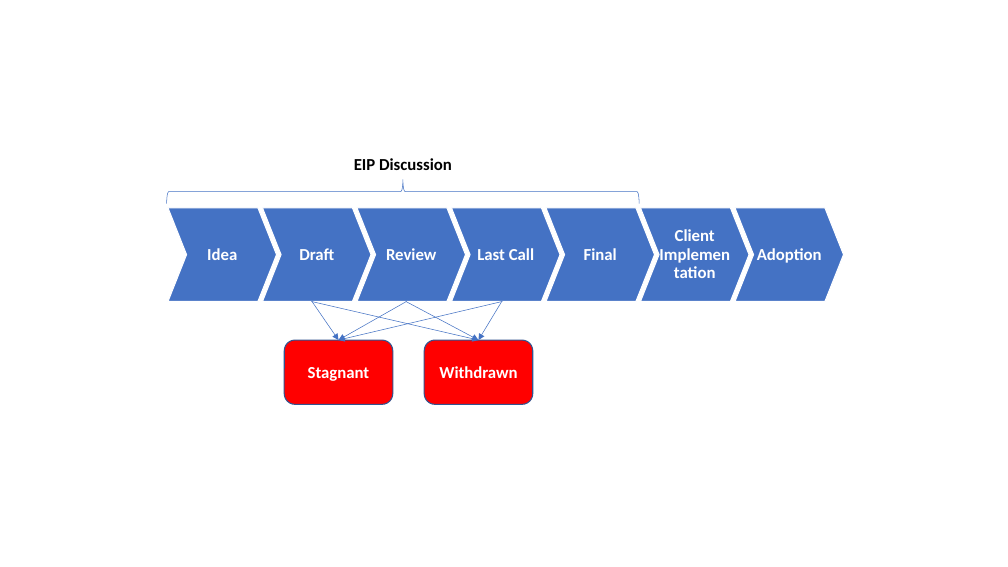
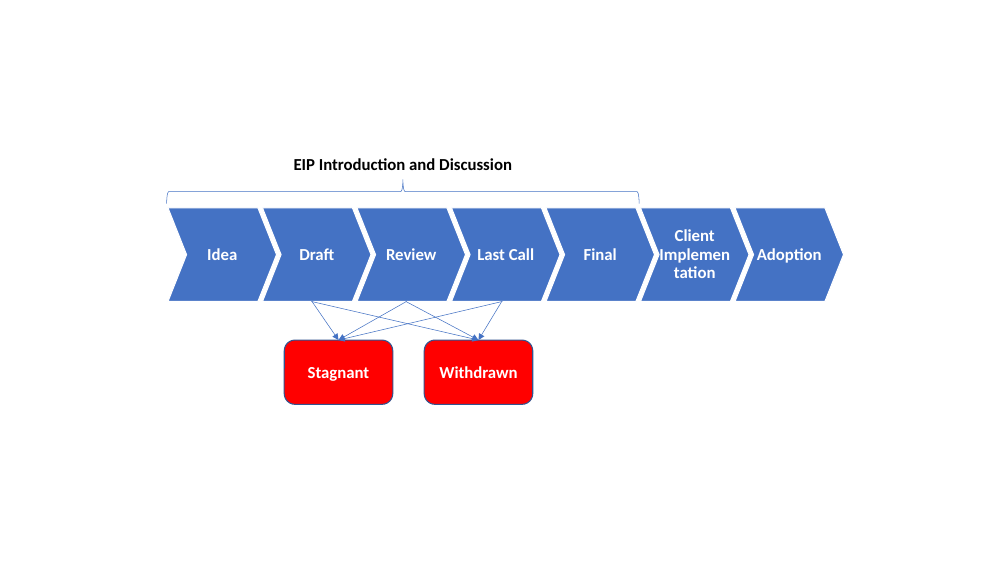
Before and after one commit to Fintech-Research-Lab/Ethereum_Governance_Project, a slide deck: slide 1 of Paper/EIP Flow Chart.pptx. Drawn at 1008x567 pixels with LibreOffice and Linux fonts; fonts in the diff are those of the drawing. Boxes give left, top, right and bottom in pixels: in the first picture for what was removed or moved away, otherwise in the second. Text is boxed around its words. In the diff, an @@ line names an element or a change of style, - is before the commit and + after.

```diff
--- a/Paper/EIP Flow Chart.pptx
+++ b/Paper/EIP Flow Chart.pptx
@@ text at (294,158,512,170): text changed @@
-EIP Discussion
+EIP Introduction and Discussion
```
Also in this commit, not shown: 2 other files.
